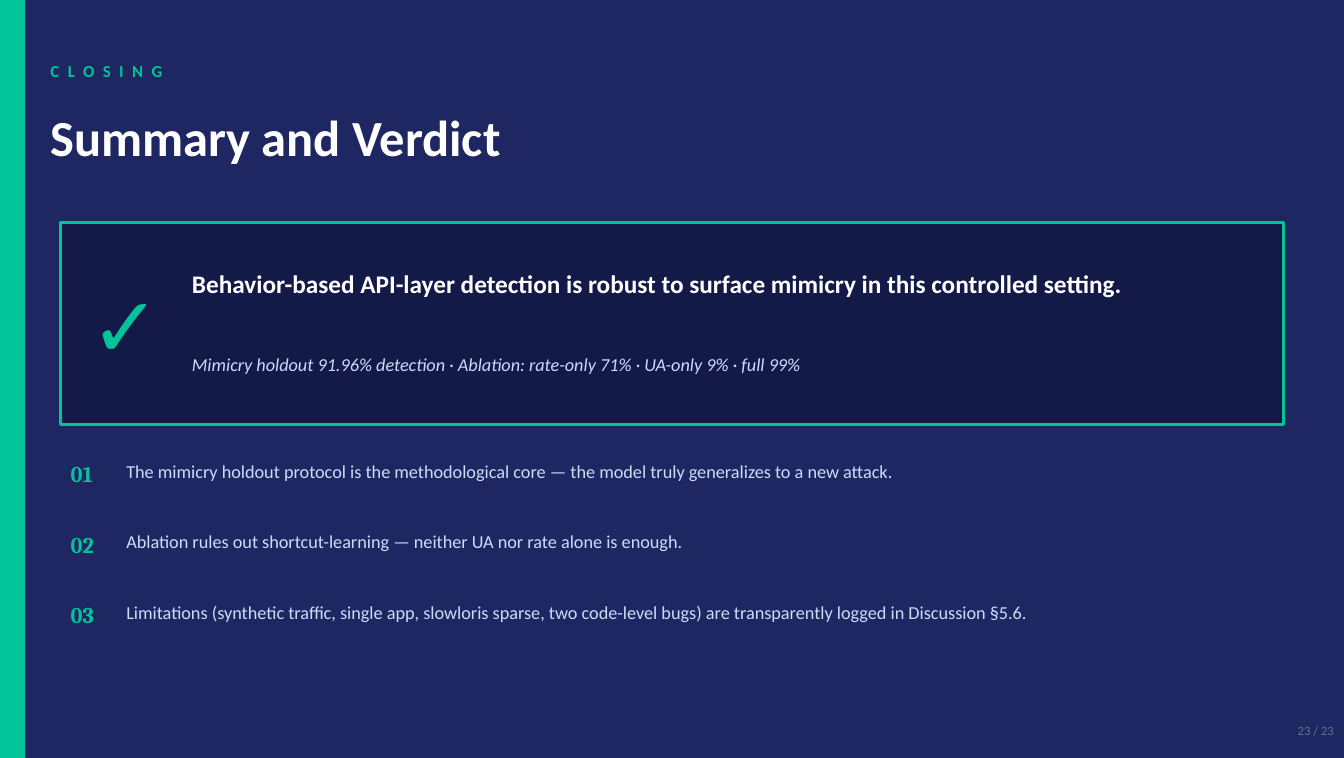
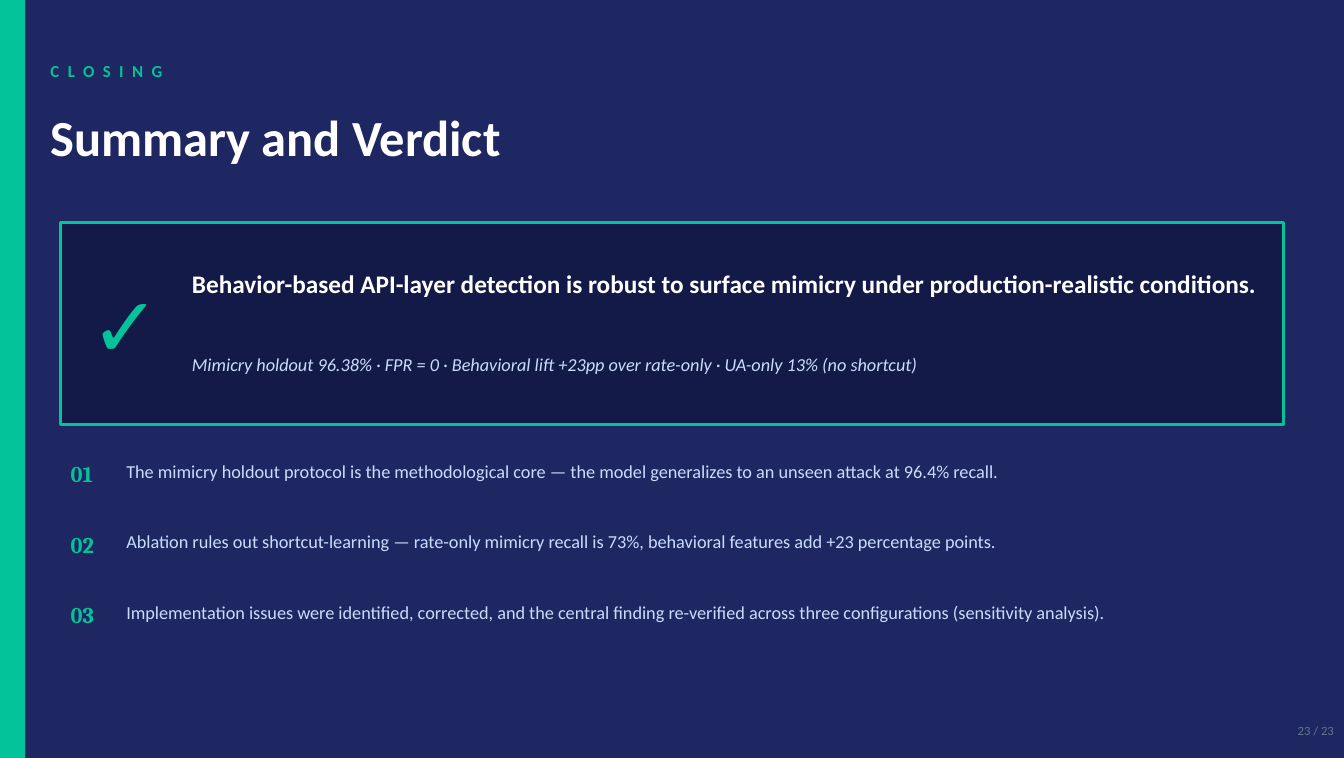
Before and after one commit to beyyzayyavuz/auth-nest-01, a slide deck: slide 23 of Thesis_Checkpoint_Presentation.pptx. Drawn at 1344x758 pixels with LibreOffice and Linux fonts; fonts in the diff are those of the drawing. Boxes give left, top, right and bottom in pixels: in the first picture for what was removed or moved away, otherwise in the second. Text is boxed around its words. In the diff, an @@ line names an element or a change of style, - is before the commit and + after.

```diff
--- a/Thesis_Checkpoint_Presentation.pptx
+++ b/Thesis_Checkpoint_Presentation.pptx
@@ text at (x1=192, y1=275, x2=1256, y2=297): text changed @@
-Behavior-based API-layer detection is robust to surface mimicry in this controlled setting.
+Behavior-based API-layer detection is robust to surface mimicry under production-realistic conditions.
@@ text at (x1=192, y1=358, x2=917, y2=374): text changed @@
-Mimicry holdout 91.96% detection · Ablation: rate-only 71% · UA-only 9% · full 99%
+Mimicry holdout 96.38% · FPR = 0 · Behavioral lift +23pp over rate-only · UA-only 13% (no shortcut)
@@ text at (x1=126, y1=465, x2=997, y2=481): text changed @@
-The mimicry holdout protocol is the methodological core — the model truly generalizes to a new attack.
+The mimicry holdout protocol is the methodological core — the model generalizes to an unseen attack at 96.4% recall.
@@ text at (x1=126, y1=535, x2=996, y2=551): text changed @@
-Ablation rules out shortcut-learning — neither UA nor rate alone is enough.
+Ablation rules out shortcut-learning — rate-only mimicry recall is 73%, behavioral features add +23 percentage points.
@@ text at (x1=126, y1=606, x2=1104, y2=622): text changed @@
-Limitations (synthetic traffic, single app, slowloris sparse, two code-level bugs) are transparently logged in Discussion §5.6.
+Implementation issues were identified, corrected, and the central finding re-verified across three configurations (sensitivity analysis).
```
Also in this commit, not shown: 17 other slides changed, 1 other file.
